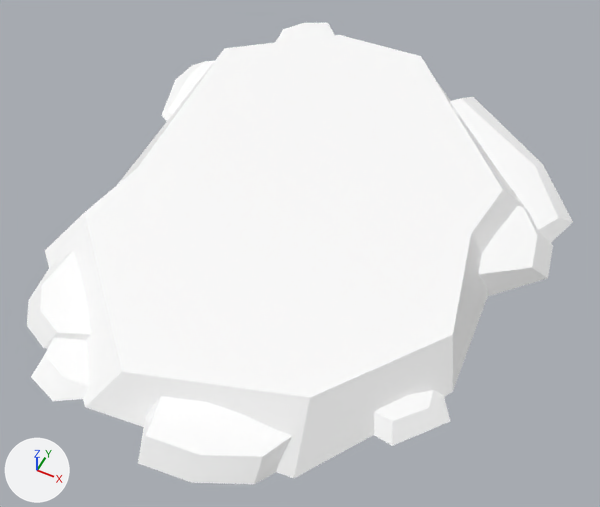
Renders of the glTF model assets/synty/simple_fantasy/models/SF_Env_Rock_01.glb from each side of a commit.
One viewpoint serves both versions: a 50 mm camera at (0.095, -0.198, 0.223) aimed at (0.003, -0.015, -0.006). Lighting does not change. The marker at lower left points along +X, +Y and +Z.

Names of what the first picture shows: 'SF_Env_Rock_01'.
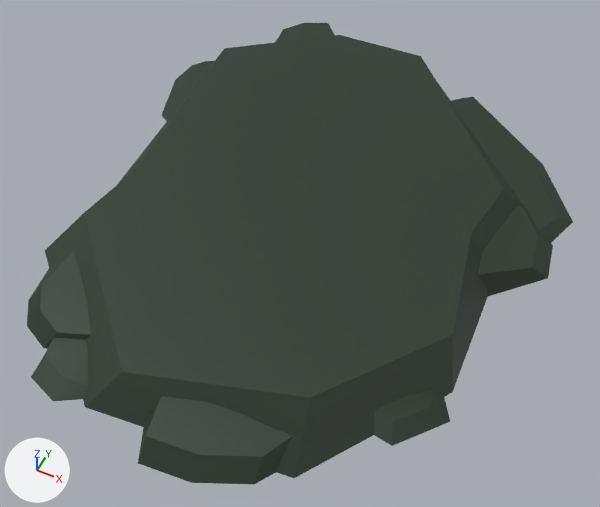
Changed parts and their boxes (x1, y1, x2, y2) in the pictures (600 x 507 px):
'SF_Env_Rock_01', surface changed (white to grey): (27, 23, 573, 484) in both

The change in detail:
Picture 'Undead_Footman_01' (img_undead_footman_01) is new.
In material 'lambert1' (mat_lambert1), base_color is no longer (1.0, 1.0, 1.0), white #ffffff.
In material 'lambert1' (mat_lambert1), texture is now set to img_undead_footman_01.
